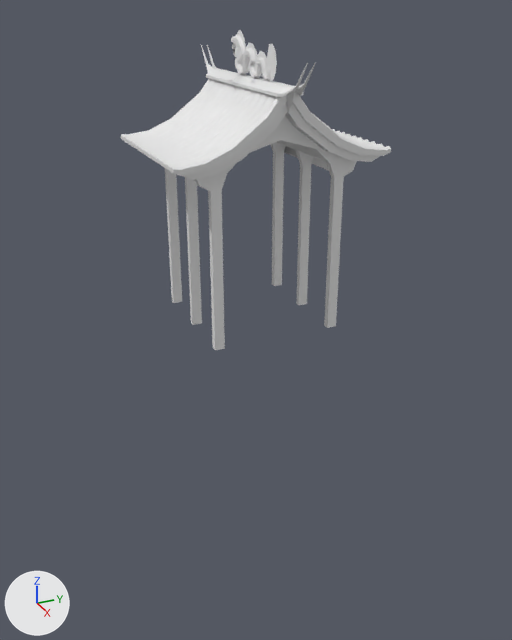
One commit to the Blender file Modelli/gioco/tettodrago.blend: the scene before it, then after it.
The view is the same before and after, from a 50 mm lens placed at (35.7, -13.8, 5.4), pointed at (3.8, 0.6, -10.5). Arrows for +X, +Y and +Z are at lower left; the lights stay in place.

The scene before the commit, as lines of its bpy script (objects in view):
```python
me_cube_003 = bpy.data.meshes.new('Cube.003')
me_cube_003.from_pydata(...)  # 1216 vertices, 1123 faces; spans x -2.3..12.1, y -6.1..6.5, z -12.9..5.2
me_cube_003.polygons.foreach_set('use_smooth', [True] * 1123)
me_cube_003.materials.append(mat_torretta_alt_txt_png_002)  # its picture is missing
ob_tettodrago = bpy.data.objects.new('tettodrago', me_cube_003)
ob_tettodrago.location = (0.0, 0.0, 0.0)
ob_tettodrago.scale = (0.826, 0.826, 0.771)
```
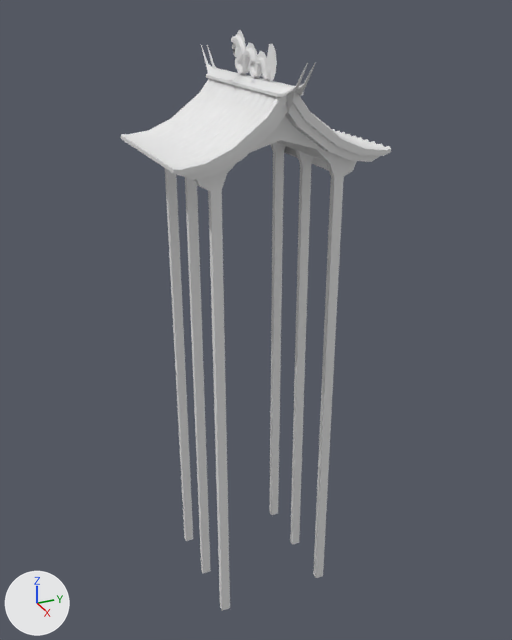
Pixel boxes [x1, y1, x2, y2] of what changed, in the pictures (512 x 640 px; the box of a moved part takes in the faces that stretch with it):
'tettodrago', reshaped (81% taller)
    before: [121, 30, 391, 350]
    after: [121, 30, 391, 611]
part 1 of me_cube_003, moved or reshaped
    before: [165, 168, 225, 350]
    after: [165, 168, 230, 611]
part 2 of me_cube_003, moved or reshaped
    before: [272, 152, 344, 328]
    after: [270, 152, 344, 578]

What the commit changed:
me_cube_003 has 1216 vertices, 1123 faces and spans x -2.3..12.1, y -6.1..6.5, z -12.9..5.2.
me_cube_003 is used by ob_tettodrago; location (0.0, 0.0, 0.0); scale (0.826, 0.826, 0.771).
me_cube_003 part 1: all 14 vertices in x 0.9..8.9, y -3.8..-3.2, z -12.9 are moved by (0.0, 0.0, -21.7).
me_cube_003 part 2: all 14 vertices in x 0.9..8.9, y 3.6..4.2, z -12.9 are moved by (0.0, 0.0, -21.7).
